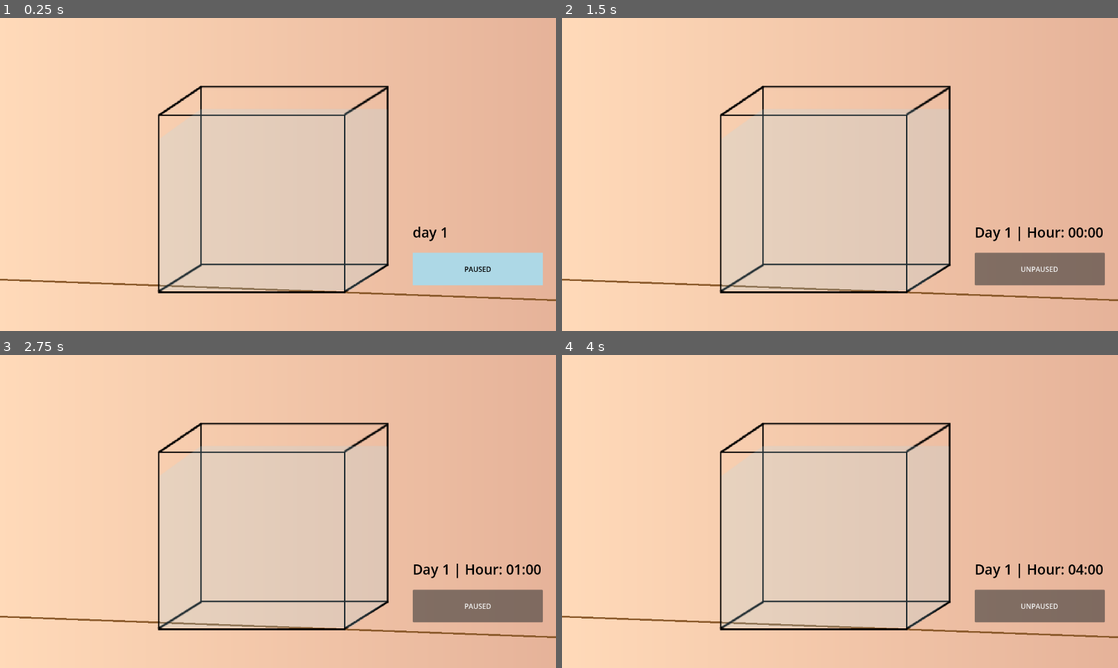
Above: before the commit, frames 1-4 (two rows, left to right).
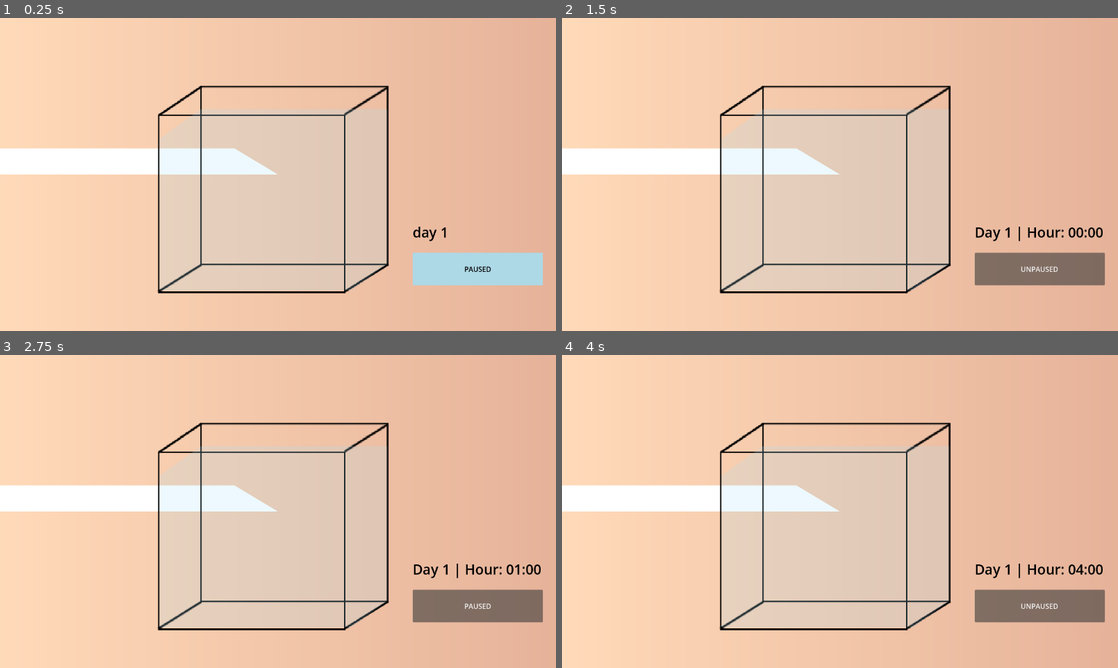
Above: after the commit, the same moments.

Repository: jac192133/Ecobana
Game: Godot game, scene res://scenes/RoomScene.tscn
The game is run twice, just before and just after one commit, with the same random seed, the same clock (stepped at 60 frames per second) and the same inputs.
Inputs:
- Up to frame 1 (0.25 s): no input
- Up to frame 2 (1.5 s): tap Enter at 0.5 s; click "PAUSED" at 1.25 s
- Up to frame 3 (2.75 s): click "UNPAUSED" at 2 s
- Up to frame 4 (4 s): tap Space (pause_toggle) at 2.75 s; tap Enter at 3.5 s

The runs differ from the first frame. In frame 1, 4.5% of the frame differs, in the area x 0-100%, y 41-91%; in frame 2, 4.5%; in frame 3, 4.5%; in frame 4, 4.5%.

Commit message:
table consolidation step 1

Diff:
--- a/godotecobana/scenes/RoomScene.tscn
+++ b/godotecobana/scenes/RoomScene.tscn
@@ -55,13 +55,8 @@
 grow_vertical = 2
 color = Color(1, 0.854902, 0.72549, 1)
 
-[node name="FloorLine" type="Line2D" parent="Control/Wall"]
-points = PackedVector2Array(-50, 600, 1300, 650)
-width = 4.0
-default_color = Color(0.545098, 0.352941, 0.168627, 1)
-antialiased = true
-
 [node name="Table" type="Polygon2D" parent="Control"]
+polygon = PackedVector2Array(-640, 360, 640, 360, 540, 300, -540, 300)
 
 [node name="PauseToggleButton" type="Button" parent="."]
 offset_left = 950.0
